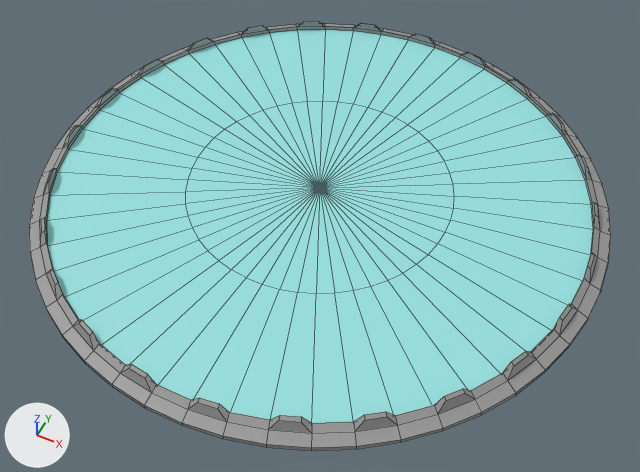
Two versions of the FBX model Assets/Models/Crossing/Crossing_Buildings/Individual_Buildings/Crossing_Base.fbx, one commit apart.
Rendered twice from a 50 mm camera at (2.21, -4.41, 4.93) aimed at (0.13, -0.26, -0.26). Lighting does not change. The marker at lower left points along +X, +Y and +Z. Mesh edges are drawn as thin lines. Where no turn or scale is listed for an object, it has been applied to the vertices.

Names of what the first picture shows: 'Crossing_Base'.
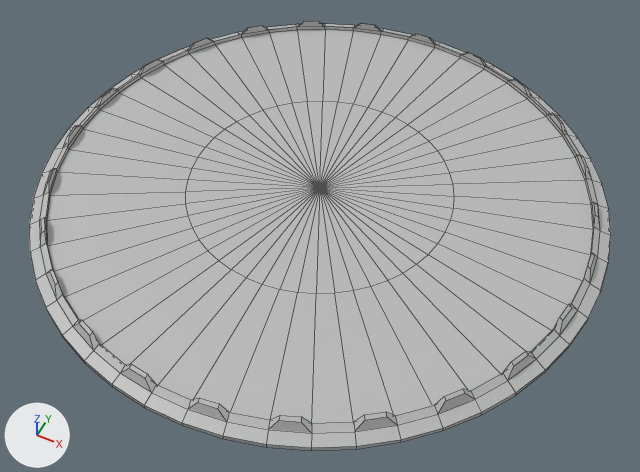
Edits to the bpy script that builds the scene:
```text
Add mat_environment_02:
    mat_environment_02 = principled_material('Environment_02')
    mat_environment_02.base_color = (0.5, 0.5, 0.5)  # grey #bcbcbc
Change me_mesh:
    where me_mesh.from_pydata(...)  # 401 vertices, 400 faces; spans x -2.24..2.24, y -2.24..2.24, z -0.08..0.08
    used by ob_crossing_base; location = (0.0, 0.0, 0.0)
    me_mesh part 1: all 100 faces that had it switch from mat_crossing_grass (cyan #98e2e1) to mat_environment_02 (grey #bcbcbc)
    me_mesh part 2: all 300 faces that had it switch from mat_crossing_steel (grey #999999) to mat_environment_02 (grey #bcbcbc)
```

What differs and where, as boxes (x1, y1, x2, y2) in the pictures (640 x 472 px):
part 1 of me_mesh, recoloured (cyan to grey)
    both: (47, 30, 593, 423)
part 2 of me_mesh, recoloured
    both: (29, 21, 611, 451)
